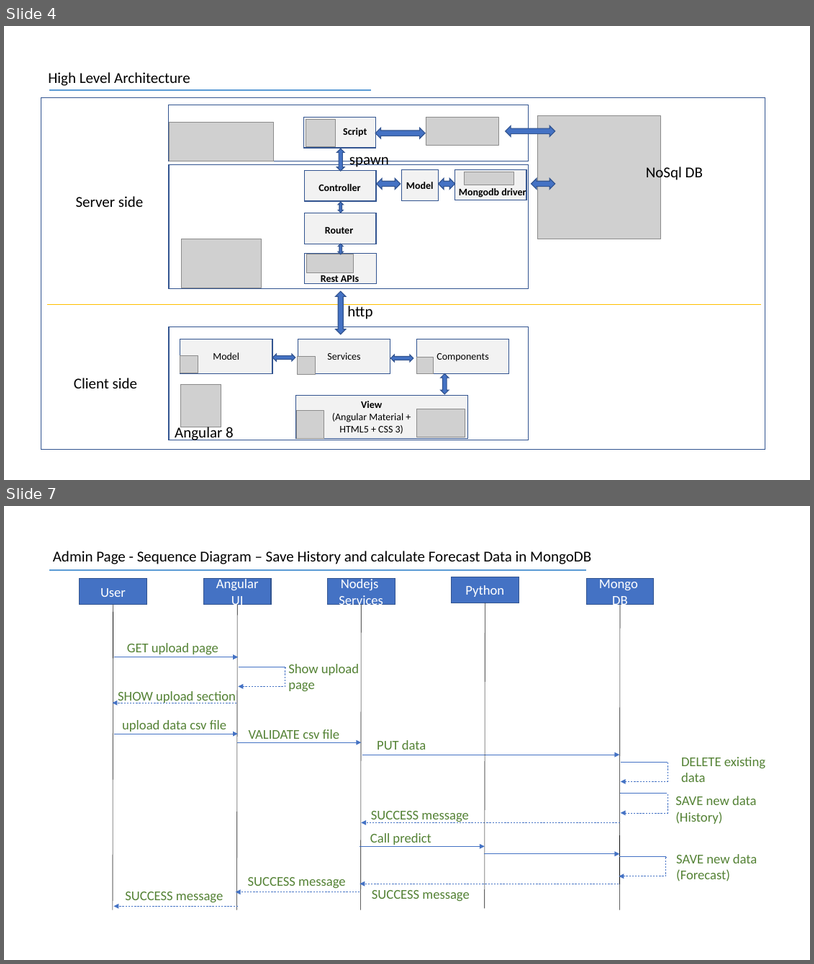
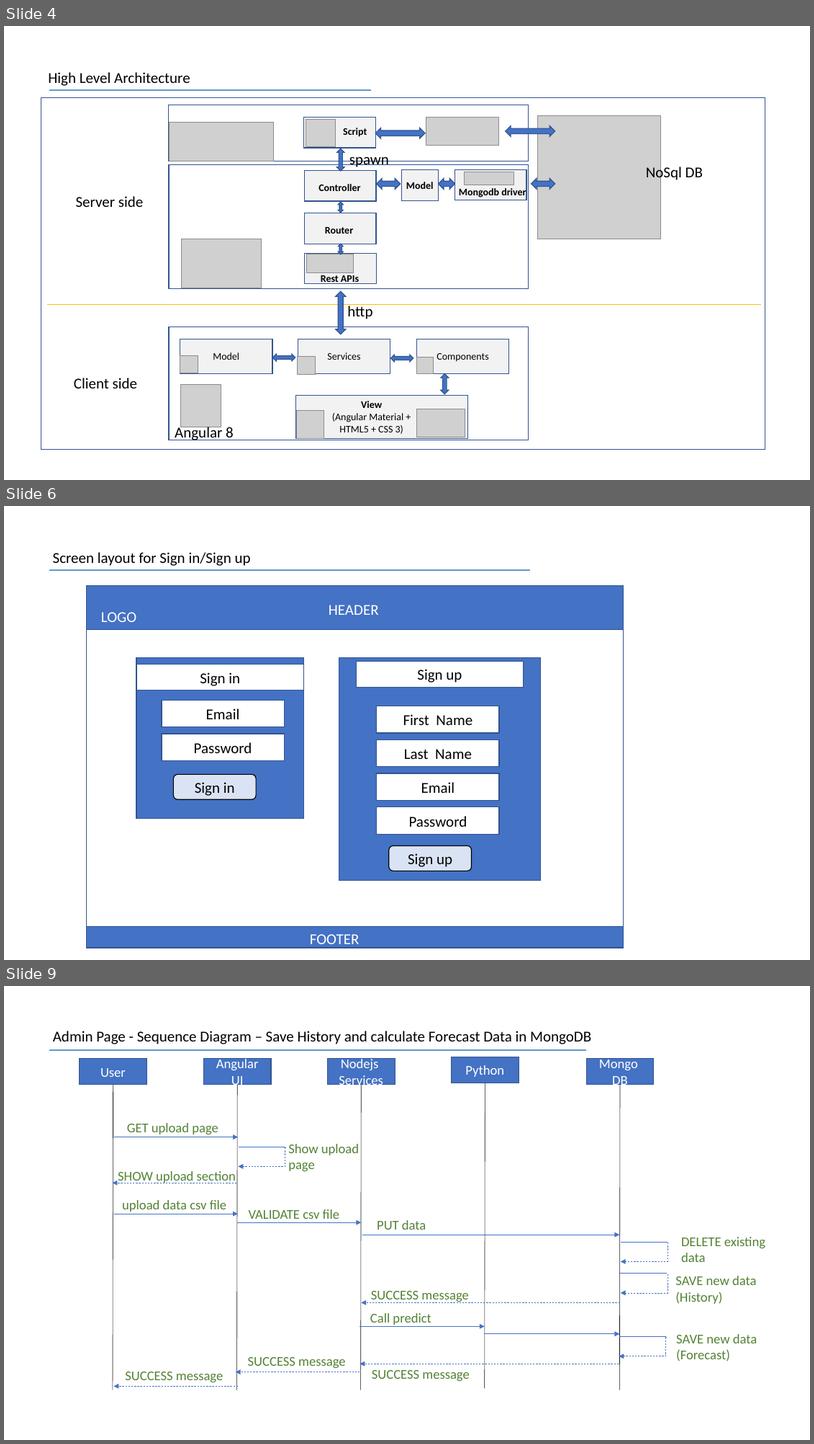
Before and after one commit to ParnabBasak/Group3_Hackathon, a slide deck: Architecture/HackathonArchitecture.pptx. Shown one above the other, each under a label of ours: slides 4 and 7 before the commit, slides 4, 6 and 9 after it; the slides between them are not shown. The pictures are 814x964 and 814x1444 pixels, drawn with LibreOffice and Linux fonts; fonts in the diff are those of the drawing; grey boxes stand for pictures. Boxes give left, top, right and bottom in pixels: in the first picture for what was removed or moved away, otherwise in the second. Text is boxed around its words. In the diff, an @@ line names an element or a change of style, - is before the commit and + after.

```diff
--- a/Architecture/HackathonArchitecture.pptx
+++ b/Architecture/HackathonArchitecture.pptx
@@ slide 6 added at [4,506,810,960], background #FFFFFF @@
@@ line added from (49, 570) to (530, 570), #5B9BD5 1.5 pt @@
@@ text added at [53,552,251,566], 18 pt, text #000000 @@
+Screen layout for Sign in/Sign up
@@ rectangle added at [87,585,624,947], outline #325491 1 pt @@
@@ rectangle added at [87,585,624,629], fill #4472C4, outline #325491 1 pt @@
@@ text added at [101,612,136,622], 18 pt, text #FFFFFF @@
+LOGO
@@ text added at [329,605,379,615], 18 pt, text #FFFFFF @@
+HEADER
@@ rectangle added at [136,658,304,818], fill #4472C4, outline #325491 1 pt @@
@@ rectangle added at [136,664,304,690], fill #FFFFFF, outline #325491 1 pt, 18 pt, text #000000 @@
+Sign in
@@ rectangle added at [339,658,540,880], fill #4472C4, outline #325491 1 pt @@
@@ rectangle added at [356,662,524,687], fill #FFFFFF, outline #325491 1 pt, 18 pt, text #000000 @@
+Sign up
@@ rectangle added at [162,700,285,728], fill #FFFFFF, outline #325491 1 pt, 18 pt, text #000000 @@
+Email
@@ rectangle added at [377,705,499,733], fill #FFFFFF, outline #325491 1 pt, 18 pt, text #000000 @@
+First Name
@@ rectangle added at [162,734,285,761], fill #FFFFFF, outline #325491 1 pt, 18 pt, text #000000 @@
+Password
@@ rectangle added at [377,739,499,767], fill #FFFFFF, outline #325491 1 pt, 18 pt, text #000000 @@
+Last Name
@@ rounded rectangle added at [173,774,256,800], fill #DAE3F3, outline #000000 1 pt, 18 pt, text #000000 @@
+Sign in
@@ rectangle added at [377,773,499,800], fill #FFFFFF, outline #325491 1 pt, 18 pt, text #000000 @@
+Email
@@ rectangle added at [377,807,499,834], fill #FFFFFF, outline #325491 1 pt, 18 pt, text #000000 @@
+Password
@@ rounded rectangle added at [389,845,472,871], fill #DAE3F3, outline #000000 1 pt, 18 pt, text #000000 @@
+Sign up
@@ rectangle added at [87,926,624,948], fill #4472C4, outline #325491 1 pt @@
@@ text added at [310,934,360,949], 18 pt, text #FFFFFF @@
+FOOTER
@@ what was slide 7 is now slide 9 @@
```
Also in this commit, not shown: 3 slides changed, 1 other slide added, 19 other files.
